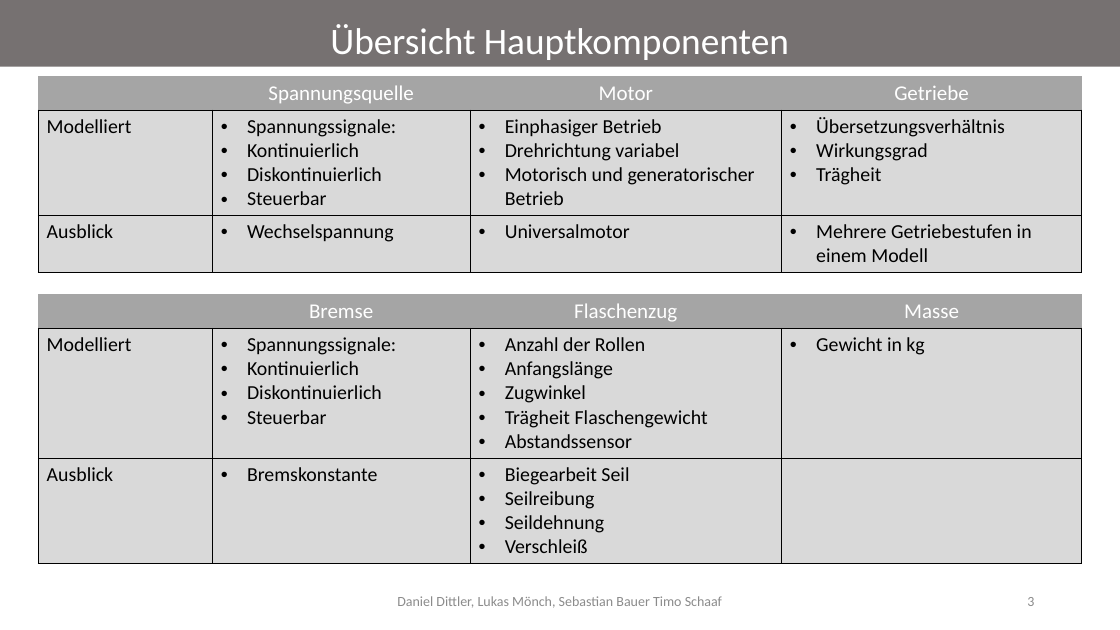
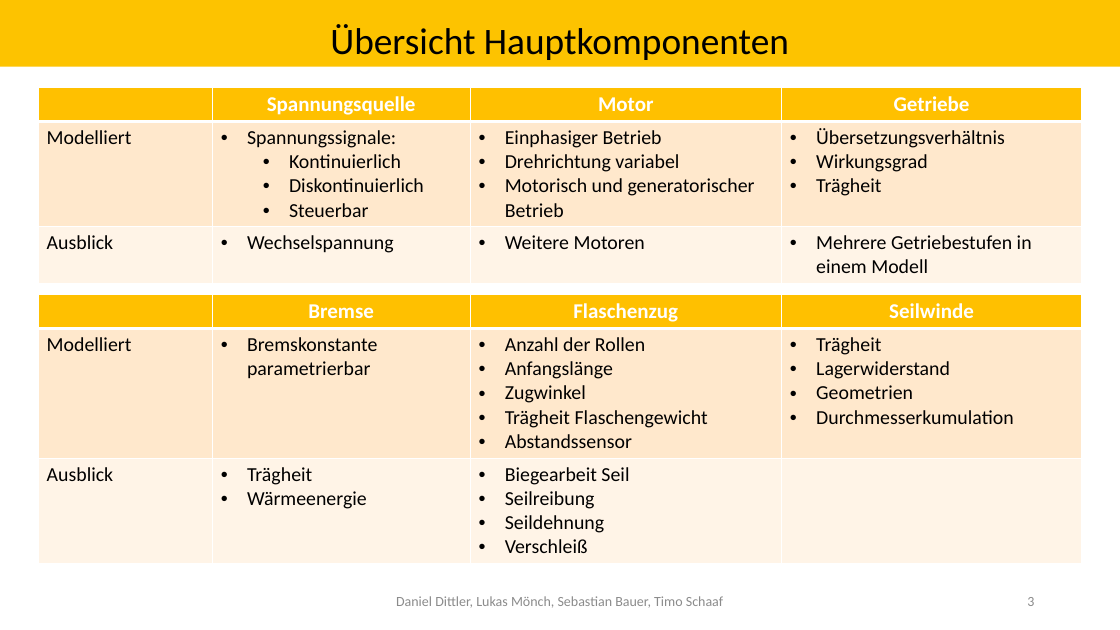
Before and after one commit to Git-Timo/MMS_Modelica_T2, a slide deck: slide 3 of Modelica_PowerPoint.pptx. Drawn at 1120x630 pixels with LibreOffice and Linux fonts; fonts in the diff are those of the drawing. Boxes give left, top, right and bottom in pixels: in the first picture for what was removed or moved away, otherwise in the second. Text is boxed around its words. In the diff, an @@ line names an element or a change of style, - is before the commit and + after.

```diff
--- a/Modelica_PowerPoint.pptx
+++ b/Modelica_PowerPoint.pptx
@@ title "Übersicht Hauptkomponenten" at bbox=[0, 0, 1120, 66]: text colour #FFFFFF to #000000; fill #767171 to #FDC300 @@
@@ table at bbox=[39, 87, 1082, 281] @@
-row 3, column 3: Universalmotor
+row 3, column 3: Weitere Motoren
@@ fill #A5A5A5 to #FFC000 in row 1 @@
@@ fill #D9D9D9 to #FFE8CC in row 2 @@
@@ fill #D9D9D9 to #FFF4E7 in row 3 @@
@@ bold on in "Spannungsquelle", "Motor", "Getriebe" @@
@@ list level 1 to 2 in "Kontinuierlich" @@
@@ list level 1 to 2 in "Diskontinuierlich" @@
@@ list level 1 to 2 in "Steuerbar" @@
@@ borders changed @@
@@ table: place and size @@
-table at bbox=[39, 76, 1082, 271]
+table at bbox=[39, 87, 1082, 281]
@@ table at bbox=[39, 294, 1082, 560] @@
-row 1, column 4: Masse
+row 1, column 4: Seilwinde
-row 2, column 2: Spannungssignale: / Kontinuierlich / Diskontinuierlich / Steuerbar
+row 2, column 2: Bremskonstante parametrierbar
-row 2, column 4: Gewicht in kg
+row 2, column 4: Trägheit / Lagerwiderstand / Geometrien / Durchmesserkumulation
-row 3, column 2: Bremskonstante
+row 3, column 2: Trägheit / Wärmeenergie
@@ fill #A5A5A5 to #FFC000 in row 1 @@
@@ fill #D9D9D9 to #FFE8CC in row 2 @@
@@ fill #D9D9D9 to #FFF4E7 in row 3 @@
@@ bold on in "Bremse", "Flaschenzug" @@
@@ borders changed @@
@@ text at bbox=[396, 596, 723, 607]: text changed @@
-Daniel Dittler, Lukas Mönch, Sebastian Bauer Timo Schaaf
+Daniel Dittler, Lukas Mönch, Sebastian Bauer, Timo Schaaf
```
Also in this commit, not shown: 2 other slides changed.
